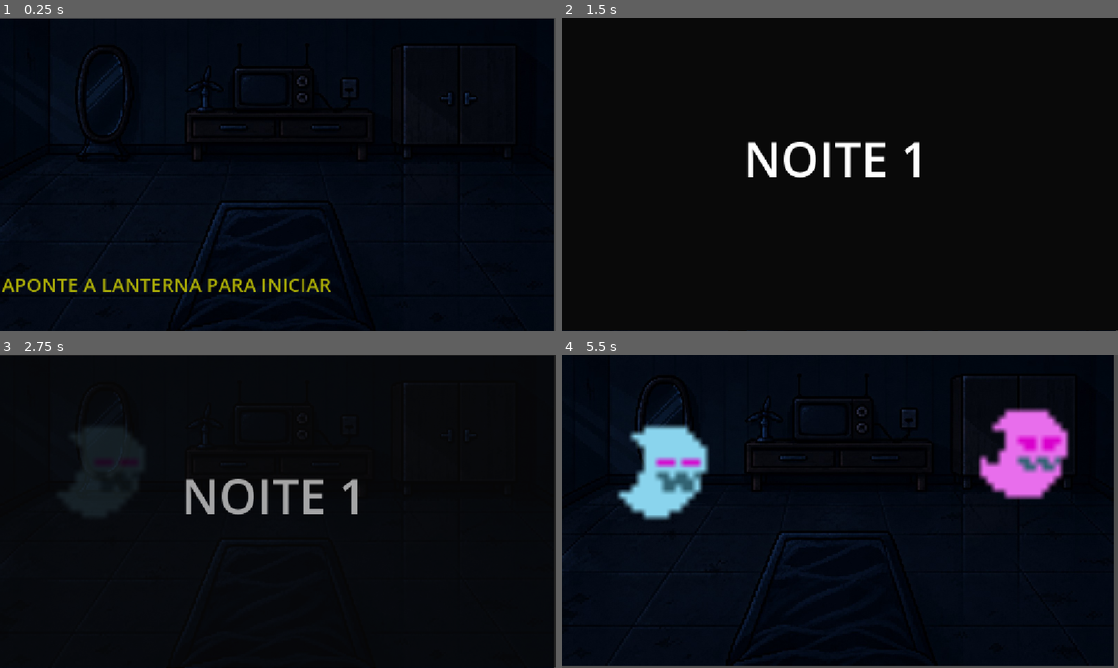
Above: before the commit, frames 1-4 (two rows, left to right).
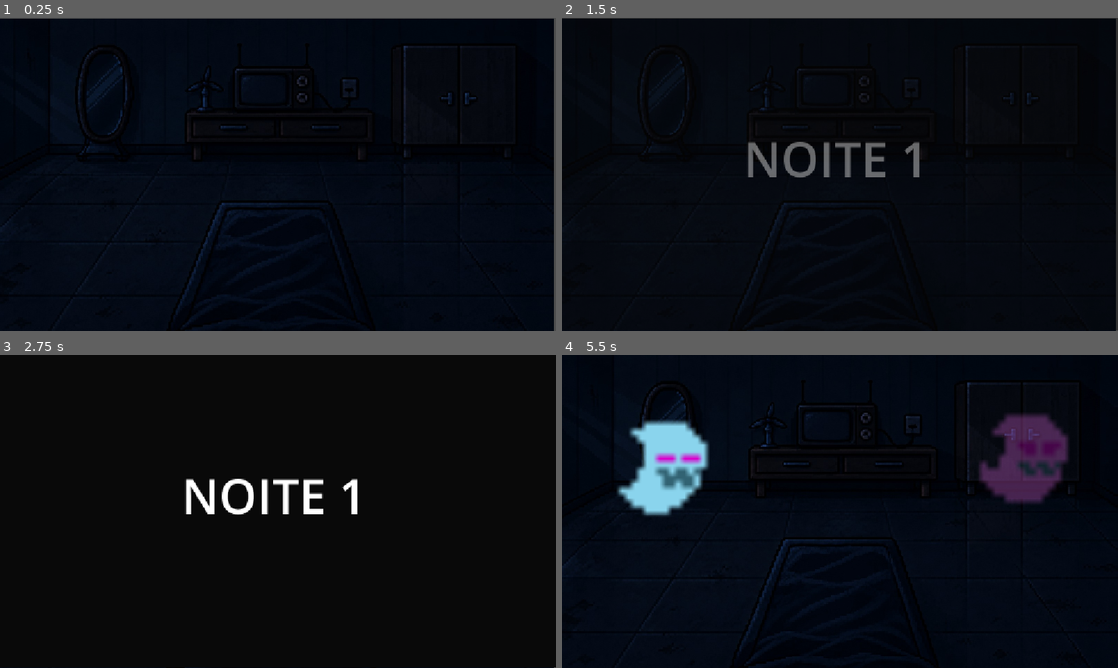
Above: after the commit, the same moments.

Repository: rubual/compet2026-asssombrado
Game: Godot game, scene res://Main.tscn
Same seed, same stepped clock (60 frames per second), same inputs: the game is played once before the commit and once after it.
Inputs (mouse positions are in pixels of both pictures, inside the frame that each line leads up to):
- Up to frame 1 (0.25 s): no input
- Up to frame 2 (1.5 s): click (728, 284) at 0.5 s, where only the run before the commit has a clickable "APONTE A LANTERNA PARA INICIAR"; hold Right (ui_right) from 1.28 s (still down)
- Up to frame 3 (2.75 s): release Right (ui_right) at 2.03 s; hold Down (ui_down) from 2.03 s (still down)
- Up to frame 4 (5.5 s): release Down (ui_down) at 2.78 s; hold Right (ui_right) 2.78-4.28 s; hold Left (ui_left) from 4.28 s (still down)

The runs differ from the first frame. In frame 1, 1.2% of the frame differs, in the area x 0-60%, y 83-88%; in frame 2, 2.4%; in frame 3, 4.0%; in frame 4, 8.3%, in the area x 0-100%, y 0-100%.

Commit message:
fix: corrige layout estrutural na cena Main.tscn para resolver bug de texto que insistia em ficar alinhado a esquerda

Diff:
--- a/Main.tscn
+++ b/Main.tscn
@@ -87,9 +87,15 @@
 label_settings = SubResource("LabelSettings_g4v7s")
 
 [node name="BotaoTentarNovamente" type="Button" parent="Interface/GameOver" unique_id=792227891]
-layout_mode = 0
-offset_right = 8.0
-offset_bottom = 8.0
+layout_mode = 1
+anchors_preset = 14
+anchor_top = 0.5
+anchor_right = 1.0
+anchor_bottom = 0.5
+offset_top = -4.0
+offset_bottom = 4.0
+grow_horizontal = 2
+grow_vertical = 2
 text = "TENTAR NOVAMENTE"
 
 [node name="Relogio" type="Label" parent="Interface" unique_id=2109114600]
@@ -145,16 +151,22 @@
 
 [node name="Menu" type="Control" parent="Interface" unique_id=1105009682]
 layout_mode = 3
-anchors_preset = 0
-offset_right = 40.0
-offset_bottom = 40.0
+anchors_preset = 15
+anchor_right = 1.0
+anchor_bottom = 1.0
+grow_horizontal = 2
+grow_vertical = 2
 
 [node name="BotaoIniciar" type="Button" parent="Interface/Menu" unique_id=368786540]
-layout_mode = 0
-offset_left = 134.0
-offset_top = 327.0
-offset_right = 285.0
-offset_bottom = 392.0
+layout_mode = 1
+anchors_preset = 14
+anchor_top = 0.5
+anchor_right = 1.0
+anchor_bottom = 0.5
+offset_top = 176.0
+offset_bottom = 241.0
+grow_horizontal = 2
+grow_vertical = 2
 text = "INICIAR JOGO"
 
 [node name="Inimigos" type="Node2D" parent="." unique_id=1971937]
